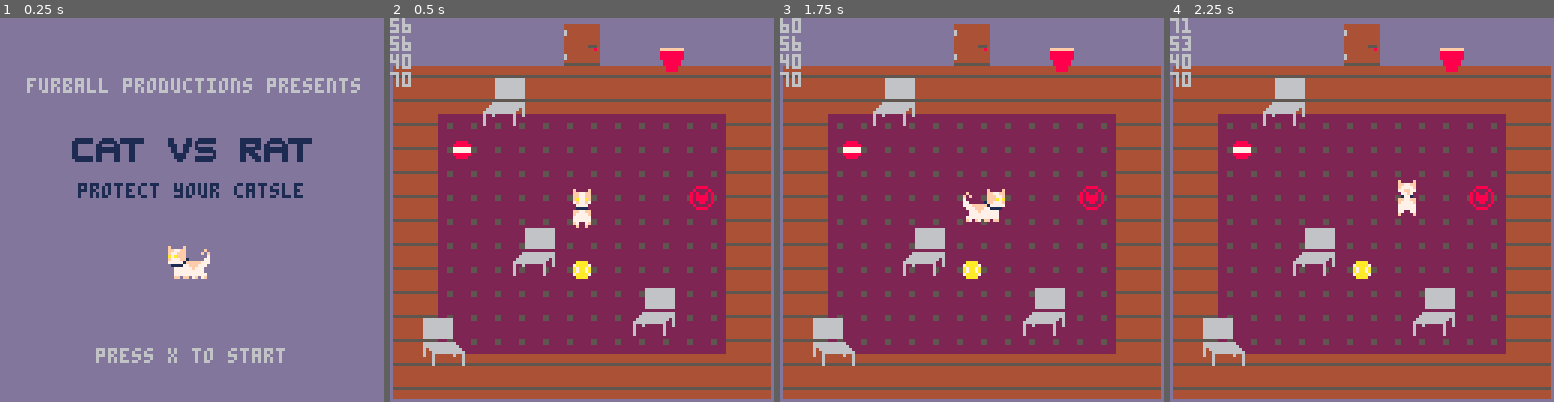
Above: before the commit, frames 1-4 (left to right).
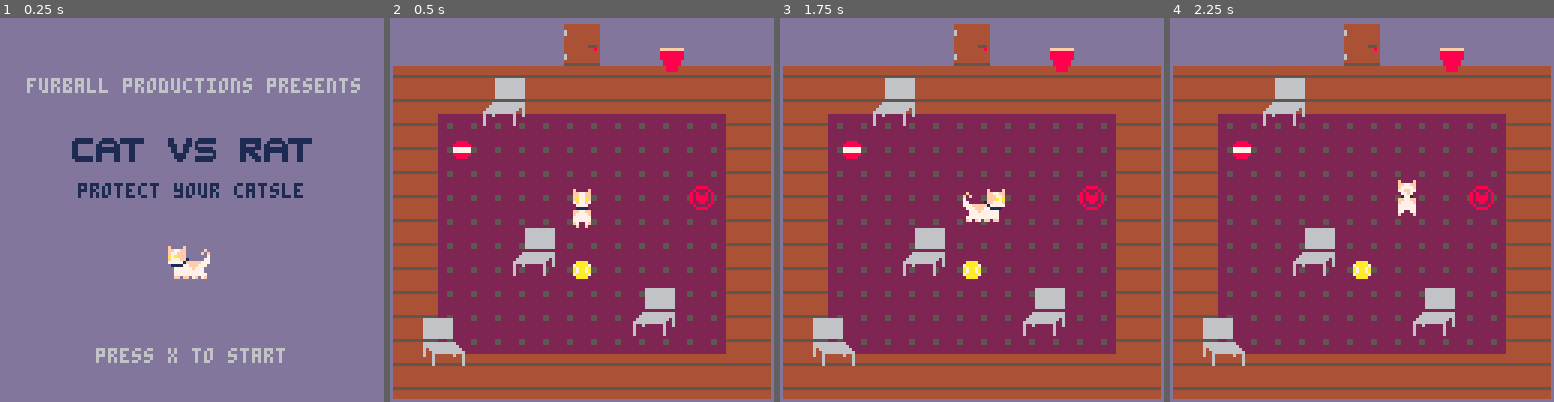
Above: after the commit, the same moments.

Repository: Mpgrime/GameDesign
Game: PICO-8 cartridge catgame.p8
Two runs of this game, one before a commit and one after it. Both use one fixed random seed, a clock stepped at 60 frames per second and the inputs below.
Inputs:
- Up to frame 1 (0.25 s): no input
- Up to frame 2 (0.5 s): tap X (X key) at 0.33 s
- Up to frame 3 (1.75 s): tap X (X key) at 1.07 s; hold Right from 1.6 s (still down)
- Up to frame 4 (2.25 s): tap X (X key) at 1.85 s; release Right at 2.1 s; hold Up from 2.15 s (still down)

Frame 1 is identical in both runs. In frame 2, 0.5% of the frame differs, in the area x 0-6%, y 0-18%; in frame 3, 0.5%; in frame 4, 0.5%.

Commit message:
Fixed collision issue Auto formatting will always break sprite collision, bc it deletes important parenthesis

Diff:
--- a/catgame.p8
+++ b/catgame.p8
@@ -341,12 +341,12 @@
 	local hit = false
 
 	--collision distance:
-	local coldisx = w1 * .5 + w2 * .5
-	local coldisy = h1 * .5 + h2 * .5
+	local coldisx = (w1 * .5) + (w2 * .5)
+	local coldisy = (h1 * .5) + (h2 * .5)
 
 	--current distances each axis:
-	local curdisx = abs(x1 + w1 / 2 - x2 + w2 / 2)
-	local curdisy = abs(y1 + h1 / 2 - y2 + h2 / 2)
+	local curdisx = abs((x1 + (w1 / 2)) - (x2 + (w2 / 2)))
+	local curdisy = abs((y1 + (h1 / 2)) - (y2 + (h2 / 2)))
 
 	if curdisx < coldisx and curdisy < coldisy then
 		hit = true
@@ -400,11 +400,6 @@
 	room_cam(cat)
 	player_draw()
 	props_draw()
-	print(cat.x)
-	print(cat.y)
-	print(chair.x[1])
-	print(chair.y[1])
-
 end
 
 function player_draw()
